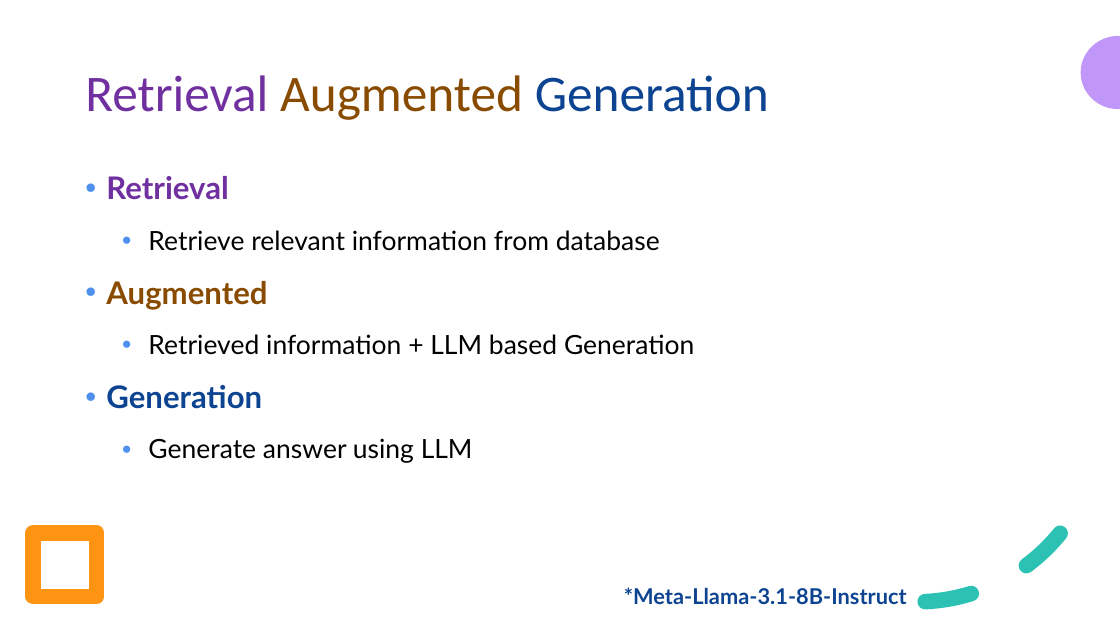
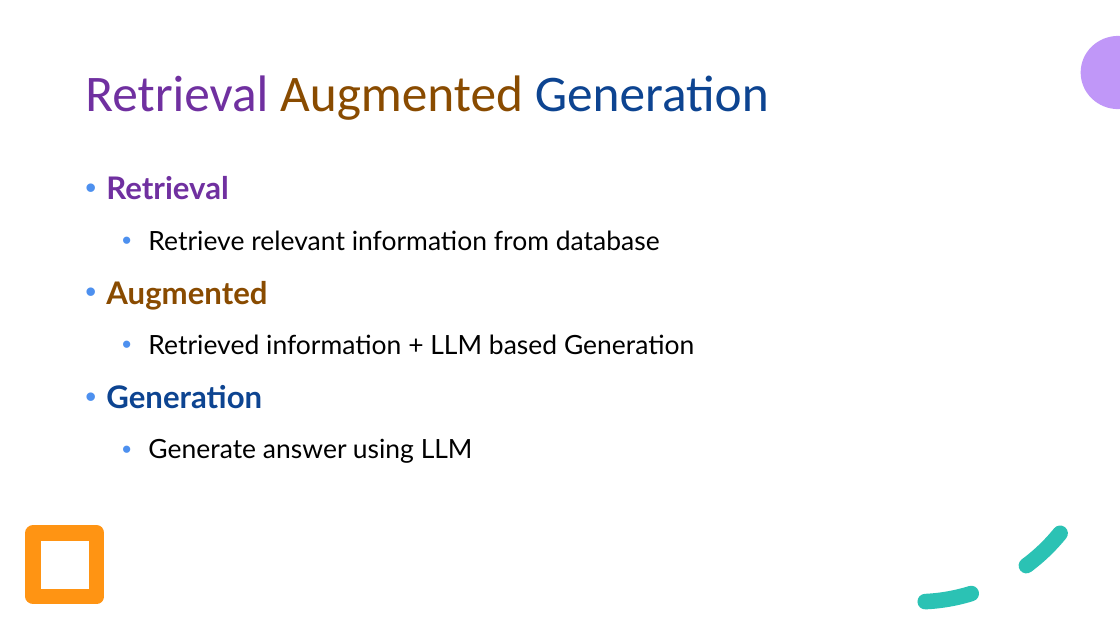
Before and after one commit to look4pritam/LargeLanguageModels, a slide deck: slide 25 of Presentations/CTTC-2024/Introduction_to_Large_Language_Models-From_Foundation_to_Real_World_Applications.pptx. Drawn at 1120x630 pixels with LibreOffice and Linux fonts; fonts in the diff are those of the drawing. Boxes give left, top, right and bottom in pixels: in the first picture for what was removed or moved away, otherwise in the second. Text is boxed around its words. In the diff, an @@ line names an element or a change of style, - is before the commit and + after.

```diff
--- a/Presentations/CTTC-2024/Introduction_to_Large_Language_Models-From_Foundation_to_Real_World_Applications.pptx
+++ b/Presentations/CTTC-2024/Introduction_to_Large_Language_Models-From_Foundation_to_Real_World_Applications.pptx
@@ text removed at bbox=[624, 587, 907, 604] @@
-*Meta-Llama-3.1-8B-Instruct
```
Also in this commit, not shown: 2 other slides changed, 1 other file.
